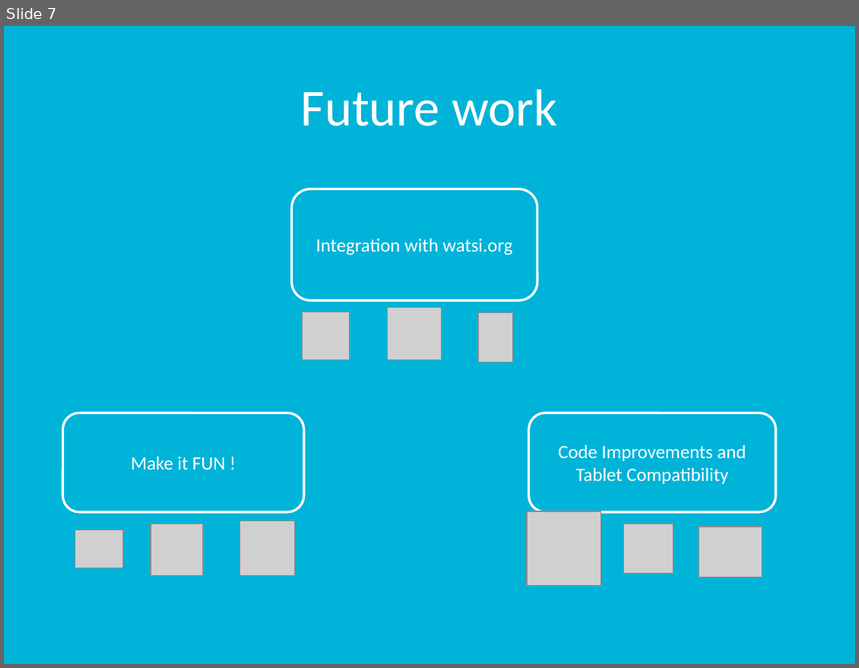
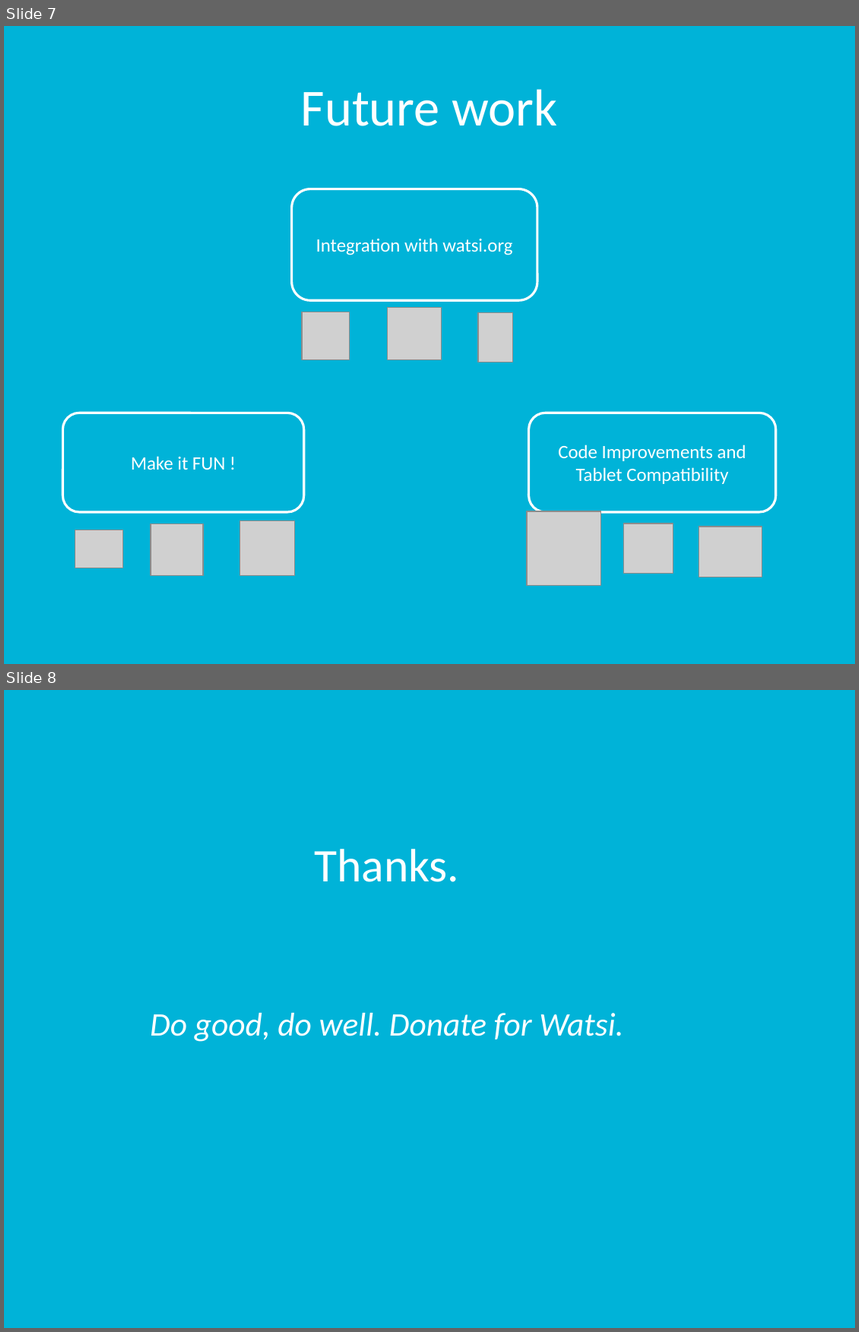
Before and after one commit to rutvijkumarshah/WatsiAndroidApp, a slide deck: docs/groupProject.pptx. Shown one above the other, each under a label of ours: slide 7 before the commit, slides 7 and 8 after it. The pictures are 859x668 and 859x1332 pixels, drawn with LibreOffice and Linux fonts; fonts in the diff are those of the drawing; grey boxes stand for pictures. Boxes give left, top, right and bottom in pixels: in the first picture for what was removed or moved away, otherwise in the second. Text is boxed around its words. In the diff, an @@ line names an element or a change of style, - is before the commit and + after.

Commit message:
Updated Presentation with Thanks

```diff
--- a/docs/groupProject.pptx
+++ b/docs/groupProject.pptx
@@ slide 8 added at (x1=4, y1=690, x2=855, y2=1328), background #00B3D8 @@
@@ title added at (x1=150, y1=849, x2=623, y2=1042), 27.9 pt, text #FFFFFF, italic @@
+Thanks.
+Do good, do well. Donate for Watsi.
```
Also in this commit, not shown: 1 slide changed.
